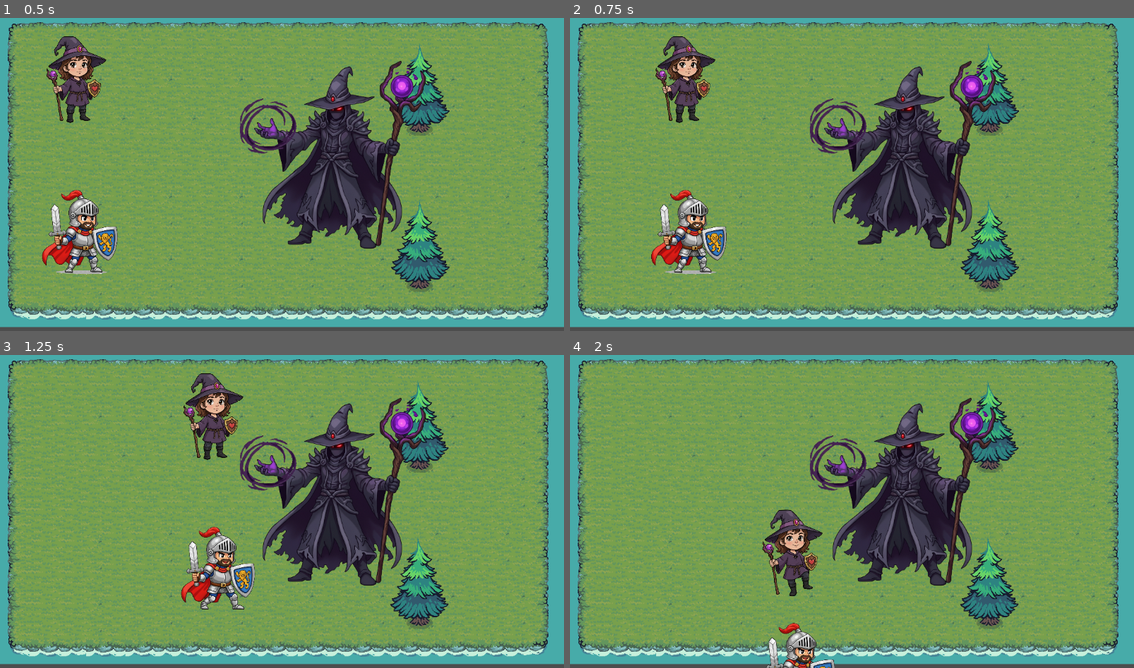
Above: before the commit, frames 1-4 (two rows, left to right).
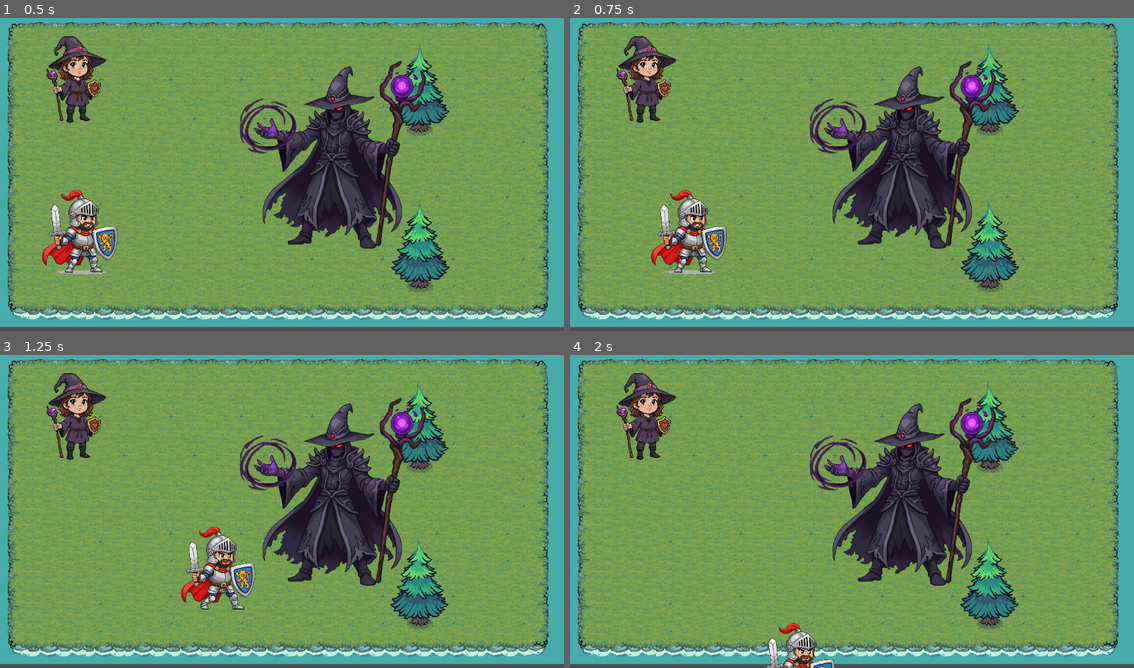
Above: after the commit, the same moments.

Repository: cgcarvalho/WowCopyCraft
Game: Godot game, scene res://main.tscn
The game is run twice, just before and just after one commit, with the same random seed, the same clock (stepped at 60 frames per second) and the same inputs. This scene is started directly instead of the project's main scene.
Inputs (mouse positions are in pixels of both pictures, inside the frame that each line leads up to):
- Up to frame 1 (0.5 s): no input
- Up to frame 2 (0.75 s): move the mouse to (976, 155) at 0.52 s; hold D (move_right) from 0.53 s (still down); click (976, 155) at 0.67 s
- Up to frame 3 (1.25 s): keep holding D (move_right)
- Up to frame 4 (2 s): move the mouse to (739, 524) at 1.27 s; release D (move_right) at 1.28 s; hold S (move_down) from 1.28 s (still down)

Frame 1 is identical in both runs. In frame 2, 3.0% of the frame differs, in the area x 8-26%, y 5-34%; in frame 3, 3.2%, in the area x 8-44%, y 5-34%; in frame 4, 3.2%.

Commit message:
Player 1,2,3 e 4 (apenas Player 1 implementado)

Diff:
--- a/Chars/heroes/SirGura.gd
+++ b/Chars/heroes/SirGura.gd
@@ -8,6 +8,7 @@
 	charType = Character.HeroType.HERO
 	charTotalLife = 100
 	charCurrentLife = 100
+	charPlayerNumber = PlayerNumber.PLAYER1
 
 	addSkillsChar()
 	start()
--- a/Chars/heroes/aurora.gd
+++ b/Chars/heroes/aurora.gd
@@ -8,6 +8,7 @@
 	charType = Character.HeroType.HERO
 	charTotalLife = 100
 	charCurrentLife = 100
+	charPlayerNumber = PlayerNumber.PLAYER2
 
 	addSkillsChar()
 	start()
--- a/Scripts/character.gd
+++ b/Scripts/character.gd
@@ -5,6 +5,7 @@
 extends Area2D
 
 enum HeroType {HERO, ENEMY}
+enum PlayerNumber {PLAYER1, PLAYER2, PLAYER3, PLAYER4}
 @export var speed = 400 # How fast the player will move (pixels/sec).
 signal targeted
 var screen_size
@@ -21,6 +22,7 @@
 #Target
 var charCurrentTarget : Character
 var charType : HeroType
+var charPlayerNumber : PlayerNumber
 
 #Skills
 var skillList : Dictionary[String, Skill]
@@ -71,7 +73,7 @@
 #region Process
 func processMoviment(delta):
 	var velocity = Vector2.ZERO # The player's movement vector.
-	if charType == HeroType.HERO:
+	if charType == HeroType.HERO and charPlayerNumber == PlayerNumber.PLAYER1:
 		if Input.is_action_pressed("move_right"):
 			velocity.x += 1
 		if Input.is_action_pressed("move_left"):
@@ -93,7 +95,7 @@
 func processSkills(delta):
 	var loadSkill = null
 
-	if charCurrentTarget != null:
+	if charCurrentTarget != null and charPlayerNumber == PlayerNumber.PLAYER1:
 		if skillList.has("skill_1") and Input.is_action_just_released("skill_1"):
 			loadSkill = load(skillList["skill_1"].filePath).instantiate().duplicate()
 
